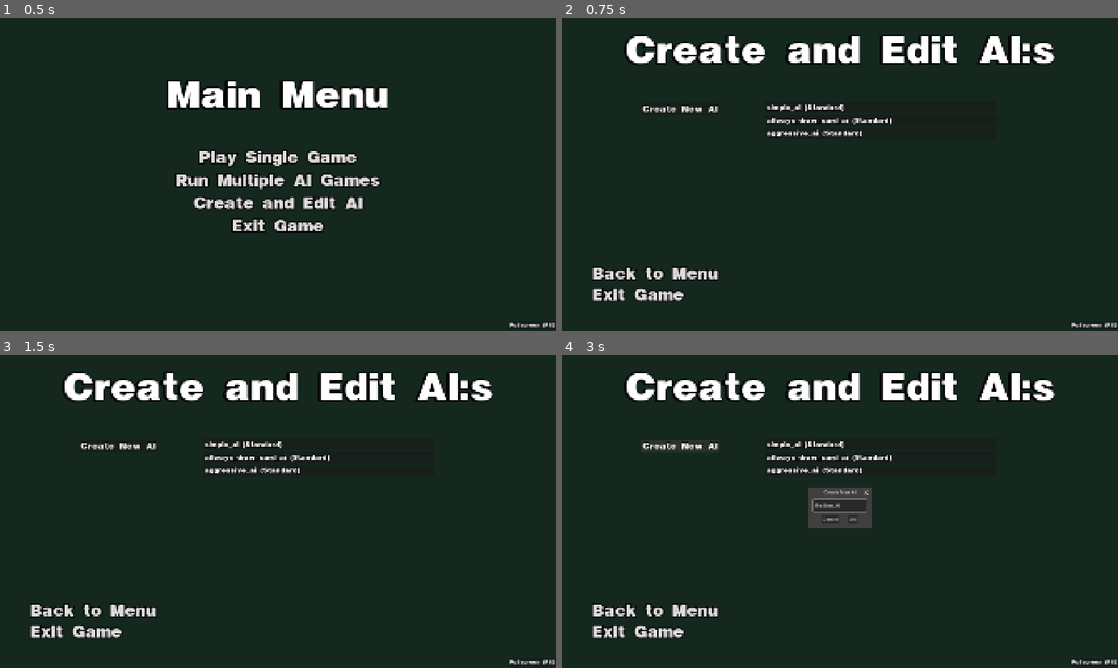
Above: before the commit, frames 1-4 (two rows, left to right).
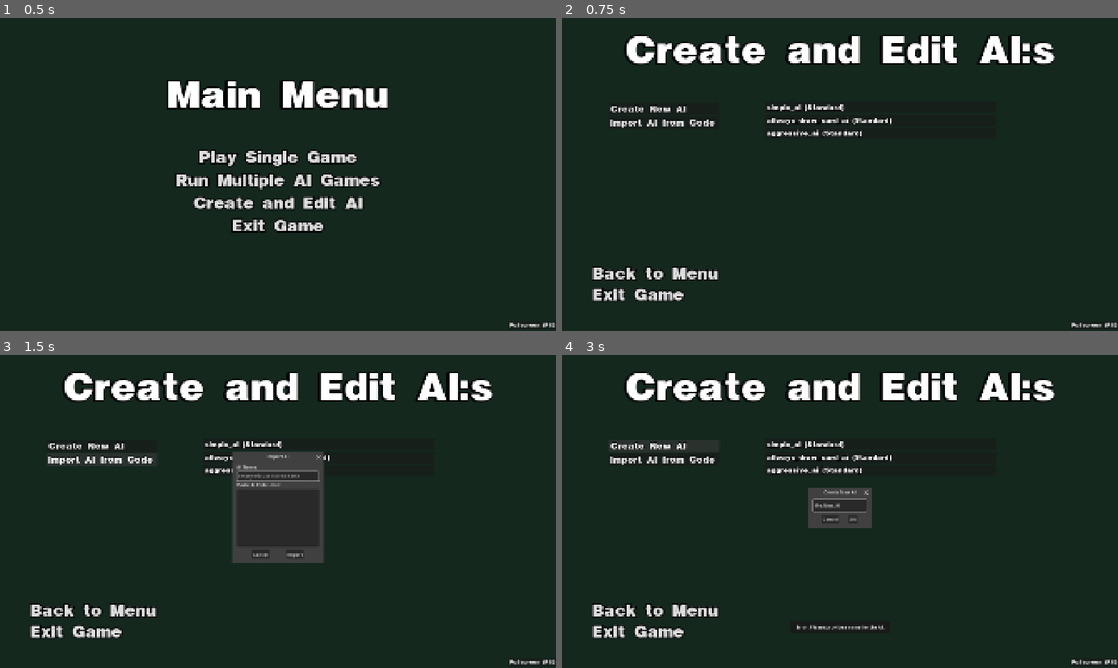
Above: after the commit, the same moments.

Repository: JontePonte/UNO-utlimate-ai-simulator
Game: Godot game, scene res://menus/MainMenu.tscn
Same seed, same stepped clock (60 frames per second), same inputs: the game is played once before the commit and once after it.
Inputs (mouse positions are in pixels of both pictures, inside the frame that each line leads up to):
- Up to frame 1 (0.5 s): no input
- Up to frame 2 (0.75 s): click "Create and Edit AI" at 0.5 s
- Up to frame 3 (1.5 s): click (100, 458) at 1.25 s, where only the run after the commit has a clickable "Import AI from Code"
- Up to frame 4 (3 s): click (856, 555) at 2 s, where only the run after the commit has a clickable "Import"; click "Create New AI" at 2.75 s

Frame 1 is identical in both runs. In frame 2, 0.6% of the frame differs, in the area x 8-29%, y 27-36%; in frame 3, 3.4%, in the area x 8-59%, y 27-67%; in frame 4, 0.8%.

Commit message:
Fixed code import in create and edit ai menu

Diff:
--- a/uno-ultimate-ai-simulator/menus/CreateAndEditAI.tscn
+++ b/uno-ultimate-ai-simulator/menus/CreateAndEditAI.tscn
@@ -70,12 +70,24 @@
 layout_mode = 2
 
 [node name="CreateNewAIButton" type="Button" parent="MarginContainer/MainVBox/MainHBox/VBoxLeftSide" unique_id=1059933118]
+custom_minimum_size = Vector2(380, 0)
 layout_mode = 2
 size_flags_horizontal = 8
 theme_override_constants/outline_size = 8
 theme_override_fonts/font = ExtResource("3_5yo0l")
 theme_override_font_sizes/font_size = 34
 text = "Create New AI"
+alignment = 0
+
+[node name="ImportAIButton" type="Button" parent="MarginContainer/MainVBox/MainHBox/VBoxLeftSide" unique_id=1722821747]
+custom_minimum_size = Vector2(380, 0)
+layout_mode = 2
+size_flags_horizontal = 8
+theme_override_constants/outline_size = 8
+theme_override_fonts/font = ExtResource("3_5yo0l")
+theme_override_font_sizes/font_size = 34
+text = "Import AI from Code"
+alignment = 0
 
 [node name="BottomHBox" type="HBoxContainer" parent="MarginContainer/MainVBox/MainHBox/VBoxLeftSide" unique_id=1408743332]
 layout_mode = 2
@@ -132,6 +144,35 @@
 offset_top = 8.0
 offset_right = 192.0
 offset_bottom = 51.0
+
+[node name="ImportDialog" type="ConfirmationDialog" parent="." unique_id=1599752344]
+oversampling_override = 1.0
+title = "Import AI"
+position = Vector2i(0, 36)
+size = Vector2i(300, 346)
+ok_button_text = "Import"
+
+[node name="VBoxContainer" type="VBoxContainer" parent="ImportDialog" unique_id=227326654]
+offset_left = 8.0
+offset_top = 8.0
+offset_right = 292.0
+offset_bottom = 297.0
+
+[node name="NameLabel" type="Label" parent="ImportDialog/VBoxContainer" unique_id=382375642]
+layout_mode = 2
+text = "AI Name:"
+
+[node name="ImportNameInput" type="LineEdit" parent="ImportDialog/VBoxContainer" unique_id=2070938947]
+layout_mode = 2
+placeholder_text = "empty will use stored name"
+
+[node name="CodeLabel" type="Label" parent="ImportDialog/VBoxContainer" unique_id=237655954]
+layout_mode = 2
+text = "Paste AI Code Here:"
+
+[node name="ImportCodeInput" type="TextEdit" parent="ImportDialog/VBoxContainer" unique_id=68635808]
+custom_minimum_size = Vector2(200, 200)
+layout_mode = 2
 
 [node name="DeleteDialog" type="ConfirmationDialog" parent="." unique_id=1305693864]
 oversampling_override = 1.0
--- a/uno-ultimate-ai-simulator/menus/create_and_edit_ai.gd
+++ b/uno-ultimate-ai-simulator/menus/create_and_edit_ai.gd
@@ -7,11 +7,16 @@
 @onready var exit_game_button = $MarginContainer/MainVBox/MainHBox/VBoxLeftSide/BottomHBox/HBoxBackExit/ExitGame
 
 @onready var create_new_btn = $MarginContainer/MainVBox/MainHBox/VBoxLeftSide/CreateNewAIButton
+@onready var import_ai_btn = $MarginContainer/MainVBox/MainHBox/VBoxLeftSide/ImportAIButton
 
 # -- POPUPS --
 @onready var name_dialog = $NameDialog
 @onready var name_input = $NameDialog/LineEdit
 @onready var delete_dialog = $DeleteDialog
+
+@onready var import_dialog = $ImportDialog
+@onready var import_name_input = $ImportDialog/VBoxContainer/ImportNameInput
+@onready var import_code_input = $ImportDialog/VBoxContainer/ImportCodeInput
 
 # -- VARIABLER FÖR ATT MINNAS VAD VI KLICKADE PÅ --
 var current_file_to_copy: String = ""
@@ -26,7 +31,10 @@
 
 	# Koppla OK-knapparna för våra popups
 	name_dialog.confirmed.connect(_on_name_dialog_confirmed)
-	delete_dialog.confirmed.connect(_on_delete_dialog_confirmed) # NY!
+	delete_dialog.confirmed.connect(_on_delete_dialog_confirmed)
+
+	import_ai_btn.pressed.connect(_on_import_ai_pressed)
+	import_dialog.confirmed.connect(_on_import_dialog_confirmed)
 
 func populate_ai_list():
 	for child in ai_list_container.get_children():
@@ -202,3 +210,60 @@
 	tween.tween_interval(3.0)
 	tween.tween_property(toast, "modulate:a", 0.0, 1.0)
 	tween.tween_callback(toast.queue_free)
+
+# --- IMPORT AI LOGIK ---
+func _on_import_ai_pressed():
+	# 1. Nollställ fälten från förra gången
+	import_name_input.text = ""
+	import_code_input.text = ""
+
+	# 2. QoL: Har de redan kopierat koden? Klistra in den automatiskt!
+	var clipboard_text = DisplayServer.clipboard_get()
+	if clipboard_text.begins_with("{") and clipboard_text.ends_with("}"):
+		import_code_input.text = clipboard_text
+
+	# 3. Visa rutan
+	import_dialog.popup_centered()
+	import_name_input.grab_focus()
+
+func _on_import_dialog_confirmed():
+	var new_name = import_name_input.text.strip_edges()
+	var pasted_code = import_code_input.text.strip_edges()
+
+	# 1. Säkerhetskollar
+	if new_name == "":
+		_show_toast("Error: Please provide a name for the AI.")
+		return
+
+	if pasted_code == "":
+		_show_toast("Error: No code pasted!")
+		return
+
+	if not new_name.ends_with(".json"):
+		new_name += ".json"
+
+	# 2. Validera att koden faktiskt är fungerande JSON
+	var json = JSON.new()
+	var error = json.parse(pasted_code)
+
+	if error != OK:
+		_show_toast("Error: The pasted code is invalid or corrupted.")
+		return
+
+	# 3. Validera att det faktiskt är en AI-profil (och inte typ ett recept på pannkakor)
+	var data = json.get_data()
+	if typeof(data) != TYPE_DICTIONARY or not data.has("visual_data"):
+		_show_toast("Error: The code doesn't look like a valid AI profile.")
+		return
+
+	# 4. Spara ner filen
+	var dest_path = AiManager.AI_FOLDER_PATH + new_name
+	var new_file = FileAccess.open(dest_path, FileAccess.WRITE)
+
+	if new_file:
+		new_file.store_string(pasted_code)
+		new_file.close()
+		_show_toast("Success! Imported '" + new_name.replace(".json", "") + "'")
+		populate_ai_list() # Ladda om listan så den nya AI:n dyker upp
+	else:
+		_show_toast("Error: Could not save the file.")
